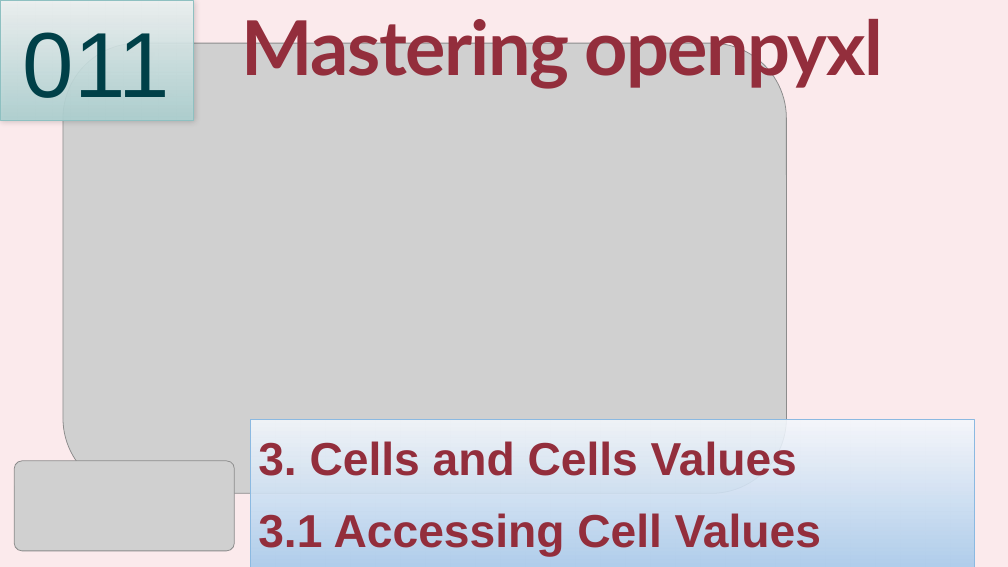
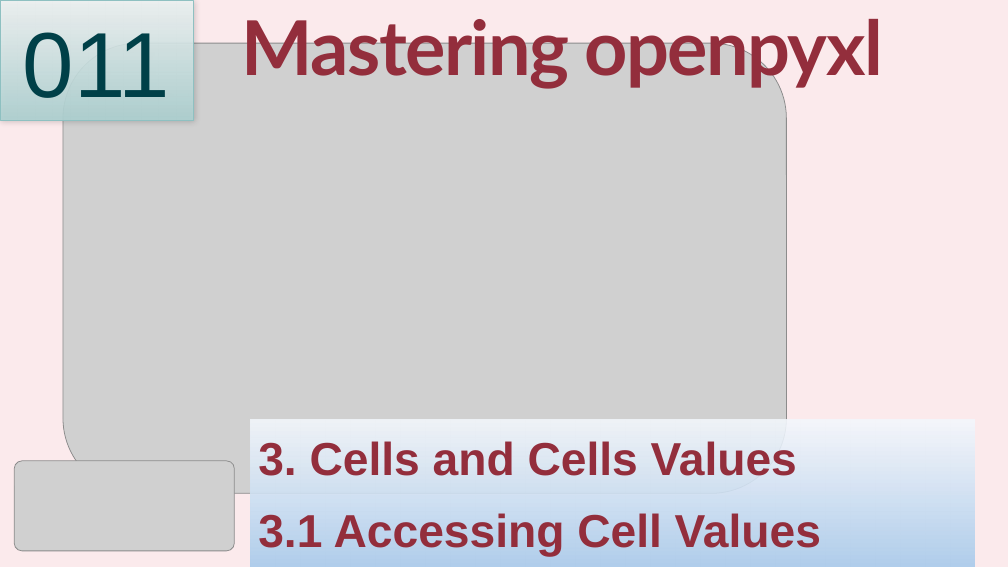
Before and after one commit to yasenstar/learn_openpyxl, a slide deck: slide 11 of Mastering_Python’s_openpyxl.pptx. Drawn at 1008x567 pixels with LibreOffice and Linux fonts; fonts in the diff are those of the drawing; grey boxes stand for pictures; background and template pictures are left out. Boxes give left, top, right and bottom in pixels: in the first picture for what was removed or moved away, otherwise in the second. Text is boxed around its words. In the diff, an @@ line names an element or a change of style, - is before the commit and + after.

```diff
--- a/Mastering_Python’s_openpyxl.pptx
+++ b/Mastering_Python’s_openpyxl.pptx
@@ text "3. Cells and Cells Values" at [251, 420, 975, 567]: outline #8BB9E1 0.75 pt to none @@
```
Also in this commit, not shown: 2 other slides changed, 8 other files.
